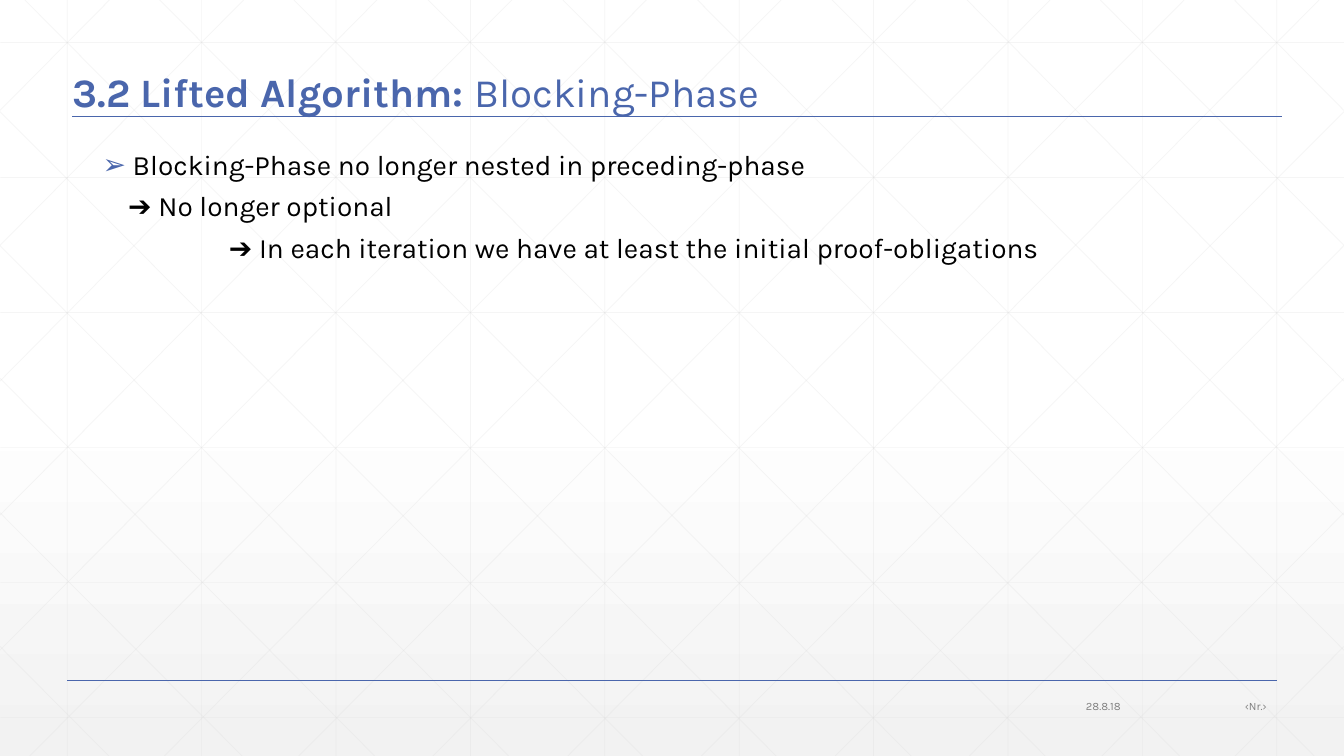
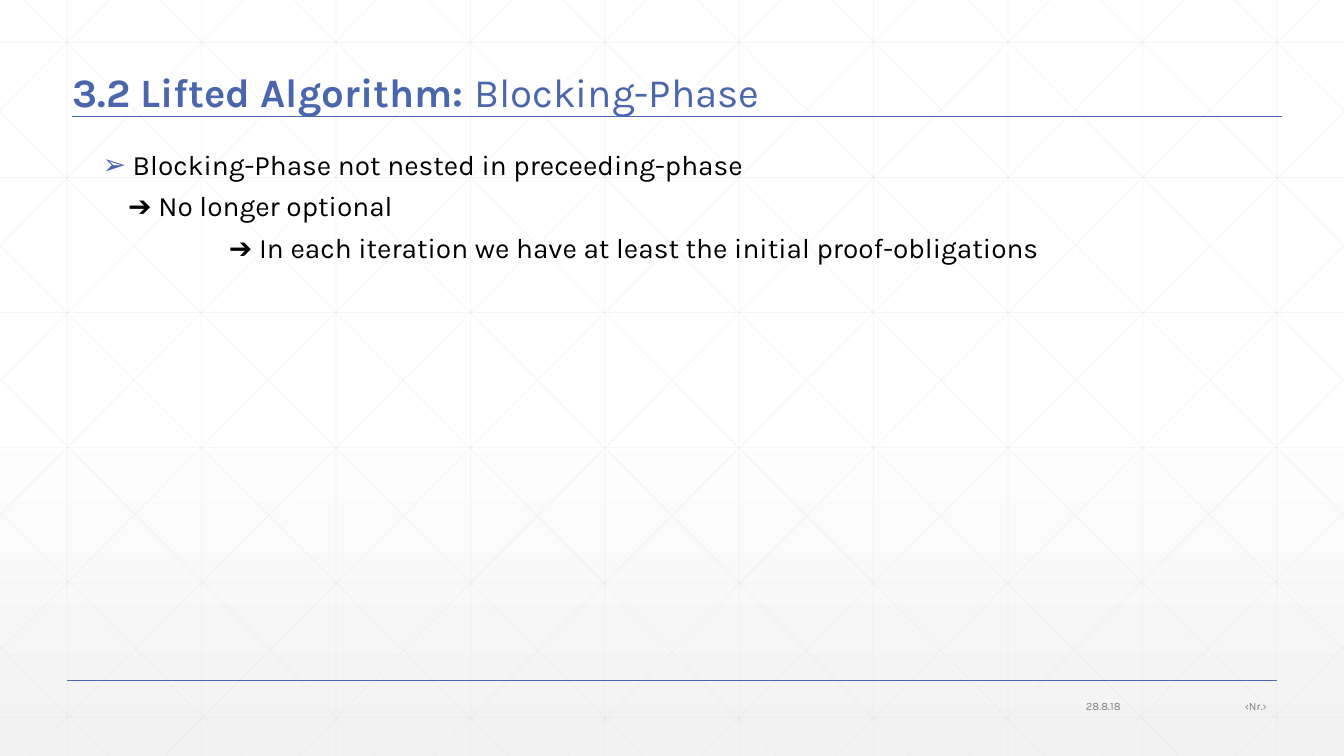
Before and after one commit to JonasWerner/BachelorThesis, a slide deck: slide 46 of Presentation/pdr_presentation.pptx. Drawn at 1344x756 pixels with LibreOffice and Linux fonts; fonts in the diff are those of the drawing. Boxes give left, top, right and bottom in pixels: in the first picture for what was removed or moved away, otherwise in the second. Text is boxed around its words. In the diff, an @@ line names an element or a change of style, - is before the commit and + after.

```diff
--- a/Presentation/pdr_presentation.pptx
+++ b/Presentation/pdr_presentation.pptx
@@ text at box(133, 155, 742, 182): text changed @@
-  ➢ Blocking-Phase no longer nested in preceding-phase
+  ➢ Blocking-Phase not nested in preceeding-phase
```
Also in this commit, not shown: 4 other slides changed, 2 slides added.
